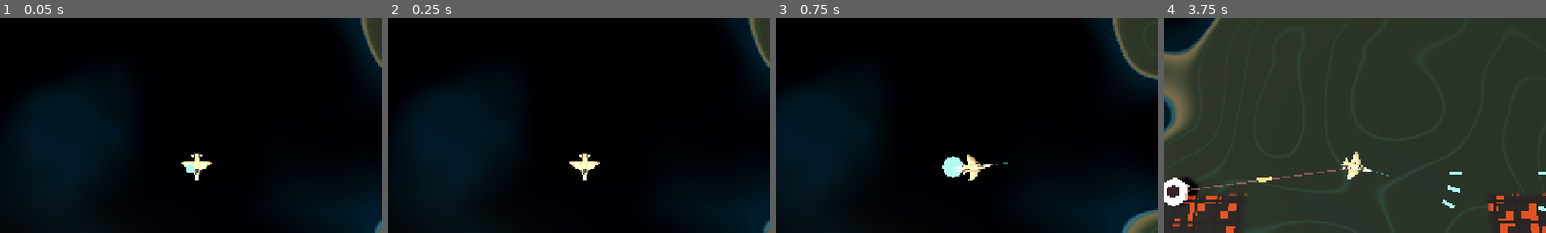
Above: before the commit, frames 1-4 (left to right).
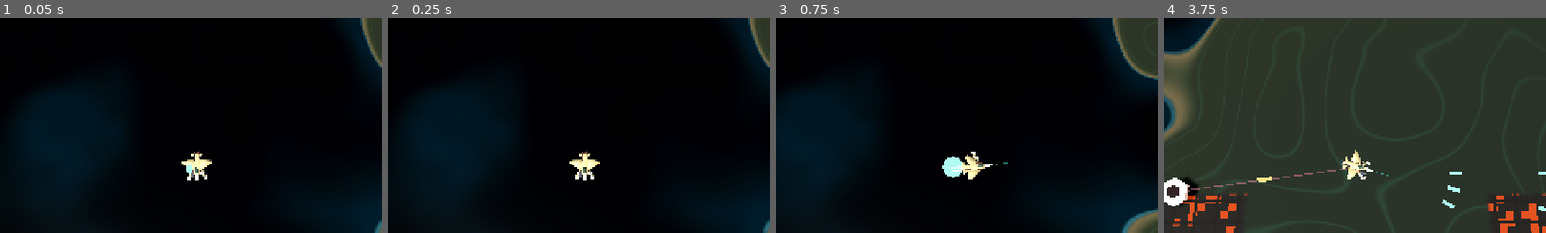
Above: after the commit, the same moments.

Repository: jlortegacares/gerwalk
Game: Godot game, scene res://levels/arena/arena.tscn
Same seed, same stepped clock (60 frames per second), same inputs: the game is played once before the commit and once after it.
Inputs (mouse positions are % of the whole screen's width and height, from its top left):
- Up to frame 1 (0.05 s): no input
- Up to frame 2 (0.25 s): no input
- Up to frame 3 (0.75 s): move the mouse to (72, 45) at 0.52 s; hold D (move_right) from 0.53 s (still down); tap Q (transform) at 0.6 s; click (72, 45) at 0.67 s
- Up to frame 4 (3.75 s): release D (move_right) at 1.25 s; drag from (30, 55) to (45, 70) at 1.27 s; move the mouse to (60, 28) at 2.02 s; hold D (move_right) 2.03-2.75 s; hold Shift (boost) 2.03-2.75 s; tap Q (transform) at 2.3 s; drag from (45, 70) to (20, 35) at 2.77 s; move the mouse to (80, 65) at 3.52 s; press the mouse at (80, 65) at 3.53 s; hold A (move_left) from 3.53 s (still down)
The pictures show only the part of the screen within x 24-74%, y 15-65%; the shares and areas given below are measured in that part.

The runs differ from the first frame. In frame 1, 0.2% of the frame differs, in the area x 47-56%, y 61-76%; in frame 2, 0.2%; in frame 3, 0.2%; in frame 4, 0.2%, in the area x 46-55%, y 61-76%.

Commit message:
feat: pose the GERWALK airframe on articulated legs
Add a hip/knee/ankle chain per side, an arm per side and a GU-11 gunpod to
the player's model. GERWALK swings the legs down and outboard with the knees
and feet ahead of the wing's leading edge, where the near-overhead camera can
see them, and lifts the airframe 0.35 so the 1.70-unit leg keeps its ground
clearance. FIGHTER folds the same legs straight back as the engine nacelles
and stows the pod on the centreline; every joint has keyframes in both modes
and `_mode_blend` carries them across.

The blend now follows the mode the switch is committing to rather than the
mode the rules still use, so the silhouette finishes changing when the rules
flip instead of one whole switch later.

Add `tools/model_view.tscn`, an orthographic four-view renderer for judging a
silhouette against a reference, and 18 silhouette assertions to the smoke
test (which also exposed a pre-existing iframe flake in the damage test).

Diff:
--- a/entities/player/player.gd
+++ b/entities/player/player.gd
@@ -129,6 +129,41 @@
 const NOSE_COLOR: Color = Color(0.93, 0.94, 0.89, 1.0)
 const CANOPY_COLOR: Color = Color(0.20, 0.27, 0.23, 1.0)
 const BEAM_COLOR: Color = Color(0.24, 0.9, 0.8, 1.0)
+## The GU-11 gunpod is the one near-black piece on the airframe. It is not pure
+## black: at this scale the faces have to separate or the rifle reads as a smudge.
+const GUNMETAL_COLOR: Color = Color(0.27, 0.28, 0.32, 1.0)
+
+## GERWALK is the VF-1's bird-legged stance, and the legs are the airframe's
+## nacelles: they are never hidden. FIGHTER folds them straight back along the
+## fuselage with the feet under the tail; GERWALK swings them down and out, knees
+## forward, feet under the nose.
+##
+## The legs are longer than the hover height can hide, so GERWALK lifts the whole
+## airframe by `GERWALK_LIFT` and the feet keep the same clearance: the ship stands
+## up out of the fighter instead of dragging its feet through the planet.
+const GERWALK_LIFT: float = 0.35
+const LEG_HIP: Vector3 = Vector3(0.10, -0.02, 0.40)
+const LEG_THIGH: float = 0.95
+const LEG_SHIN: float = 0.75
+const LEG_THIGH_ANGLE: float = 46.0      # down and forward from the hip
+const LEG_KNEE_ANGLE: float = 24.0       # the shin folds back under the thigh
+const LEG_SPLAY: float = 28.0            # degrees outboard, per side
+const LEG_FOOT_LENGTH: float = 0.58
+
+## The arm is short and the shoulder sits at the wing root, so the hand ends up
+## beside the nose where the gunpod belongs in the reference photos.
+const ARM_SHOULDER: Vector3 = Vector3(0.45, 0.0, 0.44)
+const ARM_UPPER: float = 0.30
+const ARM_FOREARM: float = 0.28
+const ARM_UPPER_ANGLE: float = 50.0      # down and forward
+const ARM_ELBOW_ANGLE: float = 30.0
+const ARM_SPLAY: float = 34.0
+
+## Where the gunpod rides when there is no hand to hold it: centreline, under the
+## belly, which is where a VF-1 carries it in FIGHTER.
+const GUNPOD_STOWED: Vector3 = Vector3(0.48, -0.27, 0.0)
+const GUNPOD_LENGTH: float = 0.90
+const GUNPOD_BARREL: float = 0.46
 
 @export var bullet_scene: PackedScene
 @export var impact_scene: PackedScene
@@ -177,6 +212,10 @@
 var _canopy_material: StandardMaterial3D
 var _wing_right: Node3D
 var _wing_left: Node3D
+var _leg_joints: Array[Dictionary] = []
+var _arm_joints: Array[Dictionary] = []
+var _gunpod: Node3D
+var _gunmetal_material: StandardMaterial3D
 var _thruster_plumes_material: StandardMaterial3D
 var _thruster_cores_material: StandardMaterial3D
 var _thruster_plumes: Array[MeshInstance3D] = []
@@ -423,9 +462,11 @@
 
 	# The silhouette is the mode read from above: FIGHTER locks the wings fully aft
 	# and dips the nose, GERWALK holds them forward and level like a hovering
-	# airframe. The blend rides the same 0.28 s as the switch, so the shape and the
-	# rules arrive together.
-	var target_blend: float = 1.0 if _mode == Mode.FIGHTER else 0.0
+	# airframe. The blend follows the mode the switch is committing *to*, not the
+	# mode the rules still use, so the shape finishes changing exactly when the
+	# rules flip instead of one whole switch later.
+	var visual_mode: Mode = _transform_target if _transform_time > 0.0 else _mode
+	var target_blend: float = 1.0 if visual_mode == Mode.FIGHTER else 0.0
 	_mode_blend = move_toward(_mode_blend, target_blend, delta / TRANSFORM_TIME)
 	_visual.rotation.z = deg_to_rad(FIGHTER_NOSE_PITCH) * _mode_blend
 
@@ -435,6 +476,7 @@
 	var sweep: float = deg_to_rad(lerpf(WING_SWEEP_FORWARD, WING_SWEEP_BACK, sweep_t))
 	_wing_right.rotation.y = -sweep
 	_wing_left.rotation.y = sweep
+	_update_mode_pose()
 
 	_thruster_plumes_material.albedo_color = Color(
 		lerpf(0.22, 0.5, heat),
@@ -744,11 +786,13 @@
 	_accent_material = _ship_material(ACCENT_COLOR, 0.05)
 	_nose_material = _ship_material(NOSE_COLOR, 0.20)
 	_canopy_material = _ship_material(CANOPY_COLOR, 0.25)
+	_gunmetal_material = _ship_material(GUNMETAL_COLOR, 0.0)
 
 	_build_fuselage()
 	_build_wings()
 	_build_empennage()
 	_build_canopy()
+	_build_limbs()
 
 
 func _ship_material(color: Color, glow: float) -> StandardMaterial3D:
@@ -859,6 +903,189 @@
 	_visual.add_child(canopy)
 
 
+## The legs, the arms and the gunpod. Each one hangs off a joint chain so the mode
+## switch can pose it: the hull is rigid, but the limbs are what make GERWALK read
+## as a mech instead of a jet with its wings forward.
+func _build_limbs() -> void:
+	for side in [-1.0, 1.0]:
+		_leg_joints.append(_build_leg(float(side)))
+		_arm_joints.append(_build_arm(float(side)))
+	_gunpod = _build_gunpod()
+
+
+## Hip, knee and ankle. The meshes are boxes on purpose: an engine nacelle is a
+## machined block and reads better with hard edges than with another loft.
+func _build_leg(side: float) -> Dictionary:
+	var hip: Node3D = Node3D.new()
+	hip.position = Vector3(LEG_HIP.x, LEG_HIP.y, LEG_HIP.z * side)
+	_visual.add_child(hip)
+
+	var thigh: MeshInstance3D = _block(Vector3(LEG_THIGH, 0.34, 0.42), _body_material)
+	thigh.position = Vector3(LEG_THIGH * 0.5, 0.0, 0.0)
+	hip.add_child(thigh)
+
+	var knee: Node3D = Node3D.new()
+	knee.position = Vector3(LEG_THIGH, 0.0, 0.0)
+	hip.add_child(knee)
+
+	var shin: MeshInstance3D = _block(Vector3(LEG_SHIN, 0.22, 0.26), _body_material)
+	shin.position = Vector3(LEG_SHIN * 0.5, 0.0, 0.0)
+	knee.add_child(shin)
+
+	# A white collar wraps the joint and is fatter than both the thigh and the
+	# shin, so the knee breaks the leg into two clear segments from any angle.
+	var cap: MeshInstance3D = _block(Vector3(0.20, 0.40, 0.48), _nose_material)
+	knee.add_child(cap)
+
+	var ankle: Node3D = Node3D.new()
+	ankle.position = Vector3(LEG_SHIN, 0.0, 0.0)
+	knee.add_child(ankle)
+
+	# The splay rolls the whole leg outboard, which would tilt the soles like a
+	# bird's talon. This pivot cancels that roll, so the white plates stay parallel
+	# to the ground while the leg above them still reaches outboard.
+	var sole: Node3D = Node3D.new()
+	ankle.add_child(sole)
+
+	var foot: MeshInstance3D = _block(Vector3(LEG_FOOT_LENGTH, 0.13, 0.42), _nose_material)
+	foot.position = Vector3(0.22, -0.08, 0.0)
+	sole.add_child(foot)
+
+	var heel: MeshInstance3D = _block(Vector3(0.20, 0.12, 0.34), _accent_material)
+	heel.position = Vector3(-0.12, -0.06, 0.0)
+	sole.add_child(heel)
+
+	return {"side": side, "hip": hip, "knee": knee, "ankle": ankle, "sole": sole}
+
+
+## Shoulder, elbow and hand. The hand is an empty pivot: the gunpod is not parented
+## to it, because the pod has to stow on the belly in FIGHTER while the arm folds
+## away from it.
+func _build_arm(side: float) -> Dictionary:
+	var shoulder: Node3D = Node3D.new()
+	shoulder.position = Vector3(ARM_SHOULDER.x, ARM_SHOULDER.y, ARM_SHOULDER.z * side)
+	_visual.add_child(shoulder)
+
+	var upper: MeshInstance3D = _block(Vector3(ARM_UPPER, 0.20, 0.22), _accent_material)
+	upper.position = Vector3(ARM_UPPER * 0.5, 0.0, 0.0)
+	shoulder.add_child(upper)
+
+	var elbow: Node3D = Node3D.new()
+	elbow.position = Vector3(ARM_UPPER, 0.0, 0.0)
+	shoulder.add_child(elbow)
+
+	var forearm: MeshInstance3D = _block(Vector3(ARM_FOREARM, 0.18, 0.18), _body_material)
+	forearm.position = Vector3(ARM_FOREARM * 0.5, 0.0, 0.0)
+	elbow.add_child(forearm)
+
+	var hand: Node3D = Node3D.new()
+	hand.position = Vector3(ARM_FOREARM, 0.0, 0.0)
+	elbow.add_child(hand)
+
+	var fist: MeshInstance3D = _block(Vector3(0.14, 0.16, 0.16), _nose_material)
+	fist.position = Vector3(0.05, 0.0, 0.0)
+	hand.add_child(fist)
+
+	return {"side": side, "shoulder": shoulder, "elbow": elbow, "hand": hand}
+
+
+## The GU-11. The origin is the grip, so placing the pod at the hand puts the
+## receiver in front of it and the stock behind, exactly as it is carried.
+func _build_gunpod() -> Node3D:
+	var pod: Node3D = Node3D.new()
+	_visual.add_child(pod)
+
+	var body: MeshInstance3D = _block(
+		Vector3(GUNPOD_LENGTH, 0.26, 0.26), _gunmetal_material
+	)
+	body.position = Vector3(GUNPOD_LENGTH * 0.5 - 0.30, 0.0, 0.0)
+	pod.add_child(body)
+
+	var barrel: MeshInstance3D = _block(
+		Vector3(GUNPOD_BARREL, 0.11, 0.11), _gunmetal_material
+	)
+	barrel.position = Vector3(GUNPOD_LENGTH - 0.30 + GUNPOD_BARREL * 0.5, 0.0, 0.0)
+	pod.add_child(barrel)
+
+	var stock: MeshInstance3D = _block(Vector3(0.22, 0.18, 0.16), _accent_material)
+	stock.position = Vector3(-0.40, 0.0, 0.0)
+	pod.add_child(stock)
+
+	var grip: MeshInstance3D = _block(Vector3(0.12, 0.22, 0.16), _accent_material)
+	grip.position = Vector3(0.0, -0.18, 0.0)
+	pod.add_child(grip)
+
+	var sight: MeshInstance3D = _block(Vector3(0.24, 0.10, 0.10), _accent_material)
+	sight.position = Vector3(0.08, 0.17, 0.0)
+	pod.add_child(sight)
+
+	return pod
+
+
+## The mode switch is a pose, not a swap: every joint has a FIGHTER keyframe and a
+## GERWALK keyframe and `_mode_blend` carries the limbs between them over the same
+## 0.28 s the flight rules take. Nothing pops in or out, and FIGHTER keeps the legs
+## as the nacelles the fighter silhouette already had.
+func _update_mode_pose() -> void:
+	if _leg_joints.is_empty():
+		return
+	var fighter: float = _mode_blend
+	var gerwalk: float = 1.0 - fighter
+	_visual.position.y = GERWALK_LIFT * gerwalk
+
+	for joint in _leg_joints:
+		var side: float = float(joint["side"])
+		var hip: Node3D = joint["hip"] as Node3D
+		var knee: Node3D = joint["knee"] as Node3D
+		var ankle: Node3D = joint["ankle"] as Node3D
+		var sole: Node3D = joint["sole"] as Node3D
+
+		# Down is a roll around the leg's Z axis; outboard is a pitch around its X.
+		# Godot's Euler order is YXZ, so the yaw that folds the leg aft is applied
+		# before the drop, and the leg swings out of the fuselage instead of through
+		# it.
+		hip.rotation = Vector3(
+			deg_to_rad(-LEG_SPLAY * side * gerwalk),
+			PI * fighter,
+			deg_to_rad(-LEG_THIGH_ANGLE * gerwalk)
+		)
+		knee.rotation.z = deg_to_rad(-LEG_KNEE_ANGLE * gerwalk)
+		# The foot comes back to level twice over: the ankle undoes the knee's pitch
+		# and the sole undoes the hip's roll. Big flat white plates facing the
+		# camera are most of what makes the stance read in GERWALK.
+		ankle.rotation.z = deg_to_rad((LEG_THIGH_ANGLE + LEG_KNEE_ANGLE) * gerwalk)
+		sole.rotation.x = deg_to_rad(LEG_SPLAY * side * gerwalk)
+
+	for joint in _arm_joints:
+		var side: float = float(joint["side"])
+		var shoulder: Node3D = joint["shoulder"] as Node3D
+		var elbow: Node3D = joint["elbow"] as Node3D
+		shoulder.rotation = Vector3(
+			deg_to_rad(-ARM_SPLAY * side * gerwalk),
+			PI * fighter,
+			deg_to_rad(-ARM_UPPER_ANGLE * gerwalk)
+		)
+		elbow.rotation.z = deg_to_rad(ARM_ELBOW_ANGLE * gerwalk)
+
+	# The pod follows the right hand in GERWALK and stows on the centreline in
+	# FIGHTER. Reading the hand instead of re-deriving its position keeps the pod
+	# glued to the grip while the arm is still moving through the switch.
+	var hand: Node3D = null
+	for joint in _arm_joints:
+		if float(joint["side"]) > 0.0:
+			hand = joint["hand"] as Node3D
+	if _gunpod == null or hand == null:
+		return
+	var held: Vector3 = _visual.to_local(hand.global_position)
+	_gunpod.position = GUNPOD_STOWED.lerp(held, gerwalk)
+
+
+func _block(size: Vector3, material: StandardMaterial3D) -> MeshInstance3D:
+	var mesh: BoxMesh = BoxMesh.new()
+	mesh.size = size
+	return _mesh_node(mesh, material)
+
+
 func _mesh_node(mesh: Mesh, material: StandardMaterial3D) -> MeshInstance3D:
 	var node: MeshInstance3D = MeshInstance3D.new()
 	node.mesh = mesh
--- a/tests/smoke_test.gd
+++ b/tests/smoke_test.gd
@@ -45,6 +45,7 @@
 
 	await _test_maneuverability()
 	await _test_transformation()
+	await _test_gerwalk_silhouette()
 
 	_clear_enemies()
 	_clear_projectiles()
@@ -471,6 +472,75 @@
 	await get_tree().physics_frame
 
 
+## The GERWALK silhouette is a pose, not a second mesh: the legs swing down and
+## outboard with the feet under the nose where the near-overhead camera can see
+## them, the gunpod rides in the right hand, and FIGHTER folds both back into the
+## airframe without dropping anything through the planet.
+func _test_gerwalk_silhouette() -> void:
+	var legs: Array = _player.get("_leg_joints")
+	var arms: Array = _player.get("_arm_joints")
+	var pod: Node3D = _player.get("_gunpod")
+	var hull: Node3D = _player.get("_visual")
+	_check(legs.size() == 2, "the airframe carries two legs")
+	_check(arms.size() == 2, "the airframe carries two arms")
+	if legs.size() < 2 or arms.size() < 2 or pod == null or hull == null:
+		return
+
+	var ankles: Array[Vector3] = []
+	for joint in legs:
+		ankles.append(hull.to_local((joint["ankle"] as Node3D).global_position))
+	_check(
+		absf(ankles[0].z + ankles[1].z) < 0.05,
+		"the legs splay symmetrically (z %.2f / %.2f)" % [ankles[0].z, ankles[1].z]
+	)
+	_check(absf(ankles[0].z) > 0.85, "the legs stand wide (z %.2f)" % absf(ankles[0].z))
+	_check(ankles[0].y < -0.9, "the legs hang below the hull (y %.2f)" % ankles[0].y)
+	_check(ankles[0].x > 0.8, "the feet land ahead of the wing root (x %.2f)" % ankles[0].x)
+	var sole: float = (legs[0]["ankle"] as Node3D).global_position.y - 0.15
+	_check(
+		sole > Arena.GROUND_Y + 0.2,
+		"the soles stay clear of the ground (%.2f vs %.2f)" % [sole, Arena.GROUND_Y]
+	)
+
+	var right_hand: Node3D = null
+	for joint in arms:
+		if float(joint["side"]) > 0.0:
+			right_hand = joint["hand"] as Node3D
+	_check(right_hand != null, "the right arm ends in a hand")
+	if right_hand != null:
+		_check(
+			pod.global_position.distance_to(right_hand.global_position) < 0.05,
+			"the gunpod is in the right hand in GERWALK"
+		)
+	var held: Vector3 = hull.to_local(pod.global_position)
+	_check(held.z > 0.5, "the gunpod is carried outboard (z %.2f)" % held.z)
+	_check(held.x > 0.7, "the gunpod reaches ahead of the shoulder (x %.2f)" % held.x)
+
+	_player.call("_start_transform")
+	for _i in 20:
+		await get_tree().physics_frame
+	_check(_player.is_fighter(), "the silhouette test reaches FIGHTER")
+	_check(
+		float(_player.get("_mode_blend")) > 0.99,
+		"the pose arrives with the rules (blend %.2f)" % float(_player.get("_mode_blend"))
+	)
+	var tucked: Vector3 = hull.to_local((legs[0]["ankle"] as Node3D).global_position)
+	_check(tucked.x < -1.0, "FIGHTER folds the legs back along the fuselage (x %.2f)" % tucked.x)
+	_check(tucked.y > -0.4, "FIGHTER lifts the feet into the tail (y %.2f)" % tucked.y)
+	var stowed: Vector3 = hull.to_local(pod.global_position)
+	_check(absf(stowed.z) < 0.15, "FIGHTER stows the gunpod on the centreline (z %.2f)" % stowed.z)
+	_check(stowed.y < -0.2, "the stowed gunpod rides under the belly (y %.2f)" % stowed.y)
+
+	_player.call("_start_transform")
+	for _i in 20:
+		await get_tree().physics_frame
+	var dropped: Vector3 = hull.to_local((legs[0]["ankle"] as Node3D).global_position)
+	_check(
+		not _player.is_fighter() and dropped.y < -0.9,
+		"the switch back drops the legs again (y %.2f)" % dropped.y
+	)
+
+
 func _release_all_input() -> void:
 	for action: StringName in [
 		&"move_left", &"move_right", &"move_up", &"move_down",
@@ -1073,8 +1143,11 @@
 
 func _test_damage_and_iframes() -> void:
 	# The encounter phase can legitimately land a hit, and this check is about
-	# invulnerability frames, not about arriving at full health.
+	# invulnerability frames, not about arriving at full health. The frames are
+	# cleared too: an enemy hit a moment earlier would swallow the first one and
+	# the test would pass or fail on timing.
 	_player.set("_hp", Player.MAX_HP)
+	_player.set("_invulnerable", 0.0)
 
 	var event_bus_health: Array[int] = []
 	GlobalEventBus.player_health_changed.connect(
--- /dev/null
+++ b/tools/model_view.gd
@@ -0,0 +1,116 @@
+extends Node
+## Development helper: renders the player's model alone, on a neutral backdrop,
+## from a fixed orthographic angle. The game camera sits 15 degrees off vertical,
+## which is the right read for play and the wrong one for judging a shape against
+## a reference: it flattens everything below the wings into nothing.
+##
+##   ./run.sh tools/model_view.tscn -- --view side --out /tmp/side.png
+##   ./run.sh tools/model_view.tscn -- --view quarter --fighter 1 --out /tmp/f.png
+##
+## `--view front|side|top|quarter` (default quarter) picks the camera.
+## `--fighter 1` poses FIGHTER instead of GERWALK.
+## `--size 900` sets the square render size.
+## `--out PATH` overrides the output file.
+
+const PLAYER_SCENE: String = "res://entities/player/player.tscn"
+const DEFAULT_OUTPUT: String = "/tmp/gerwalk_model.png"
+## Orthographic, so the three views share one scale and a dimension measured in
+## one can be compared against another. 5.6 units covers the 4.15 m hull and the
+## 3.0 m span with margin.
+const FRAME_SIZE: float = 5.6
+const TARGET: Vector3 = Vector3(0.15, 0.0, 0.0)
+const VIEWS: Dictionary = {
+	"front": Vector3(7.0, 0.0, 0.0),
+	"side": Vector3(0.0, 0.0, 7.0),
+	"top": Vector3(0.0, 7.0, 0.0),
+	"quarter": Vector3(5.0, 3.4, 5.0),
+}
+
+var _viewport: SubViewport
+
+
+func _ready() -> void:
+	var view: String = _argument("view", "quarter")
+	var size: int = int(_argument("size", "900"))
+	var fighter: bool = _argument("fighter", "0") == "1"
+	var output: String = _argument("out", DEFAULT_OUTPUT)
+
+	_build_stage(size, view)
+	_build_model(fighter)
+
+	# The model is static here, so the pose is set once and the physics step is
+	# off: FIGHTER with no input would otherwise start gliding on its own.
+	for _i in 3:
+		await get_tree().process_frame
+	await RenderingServer.frame_post_draw
+
+	var image: Image = _viewport.get_texture().get_image()
+	var error: Error = image.save_png(output)
+	if error == OK:
+		print("Saved model view to ", output)
+	else:
+		printerr("Could not save model view: ", error_string(error))
+	get_tree().quit(0 if error == OK else 1)
+
+
+func _build_stage(size: int, view: String) -> void:
+	_viewport = SubViewport.new()
+	_viewport.size = Vector2i(size, size)
+	# A SubViewport that is not inside a container never becomes visible, so it
+	# would never draw unless it is told to update unconditionally.
+	_viewport.render_target_update_mode = SubViewport.UPDATE_ALWAYS
+	add_child(_viewport)
+
+	var camera: Camera3D = Camera3D.new()
+	camera.projection = Camera3D.PROJECTION_ORTHOGONAL
+	camera.size = FRAME_SIZE
+	camera.near = 0.05
+	camera.far = 100.0
+	# Looking straight down, the up vector has to be horizontal or the camera has
+	# no roll reference: RIGHT puts the nose up the frame.
+	var up: Vector3 = Vector3.RIGHT if view == "top" else Vector3.UP
+	camera.look_at_from_position(TARGET + (VIEWS[view] as Vector3), TARGET, up)
+	_viewport.add_child(camera)
+
+	var environment: Environment = Environment.new()
+	environment.background_mode = Environment.BG_COLOR
+	environment.background_color = Color(0.15, 0.16, 0.18)
+	environment.ambient_light_source = Environment.AMBIENT_SOURCE_COLOR
+	environment.ambient_light_color = Color(0.78, 0.81, 0.88)
+	environment.ambient_light_energy = 0.55
+	var world: WorldEnvironment = WorldEnvironment.new()
+	world.environment = environment
+	add_child(world)
+
+	var key: DirectionalLight3D = DirectionalLight3D.new()
+	key.rotation_degrees = Vector3(-48.0, -38.0, 0.0)
+	key.light_energy = 1.15
+	add_child(key)
+
+
+func _build_model(fighter: bool) -> void:
+	var player: Player = load(PLAYER_SCENE).instantiate() as Player
+	add_child(player)
+	player.set_physics_process(false)
+	player.set("_mode", Player.Mode.FIGHTER if fighter else Player.Mode.GERWALK)
+	player.set("_mode_blend", 1.0 if fighter else 0.0)
+	player.call("_update_afterburner_visual", 0.0)
+
+	# Nothing in this shot is in motion, so the engine plumes and the aim beam
+	# only add noise to the silhouette.
+	for flame in player.get("_thruster_plumes") as Array:
+		(flame as MeshInstance3D).visible = false
+	for core in player.get("_thruster_cores") as Array:
+		(core as MeshInstance3D).visible = false
+	var beam: MeshInstance3D = player.get("_aim_beam") as MeshInstance3D
+	if beam != null:
+		beam.visible = false
+
+
+func _argument(name: String, fallback: String) -> String:
+	var args: PackedStringArray = OS.get_cmdline_user_args()
+	var flag: String = "--" + name
+	for index in args.size():
+		if args[index] == flag and index + 1 < args.size():
+			return args[index + 1]
+	return fallback
--- /dev/null
+++ b/tools/model_view.tscn
@@ -0,0 +1,6 @@
+[gd_scene load_steps=2 format=3]
+
+[ext_resource type="Script" path="res://tools/model_view.gd" id="1_view"]
+
+[node name="ModelView" type="Node"]
+script = ExtResource("1_view")
Not shown, added: tools/model_view.gd.uid
Not shown, added: odd/tasks/gerwalk-model.md
